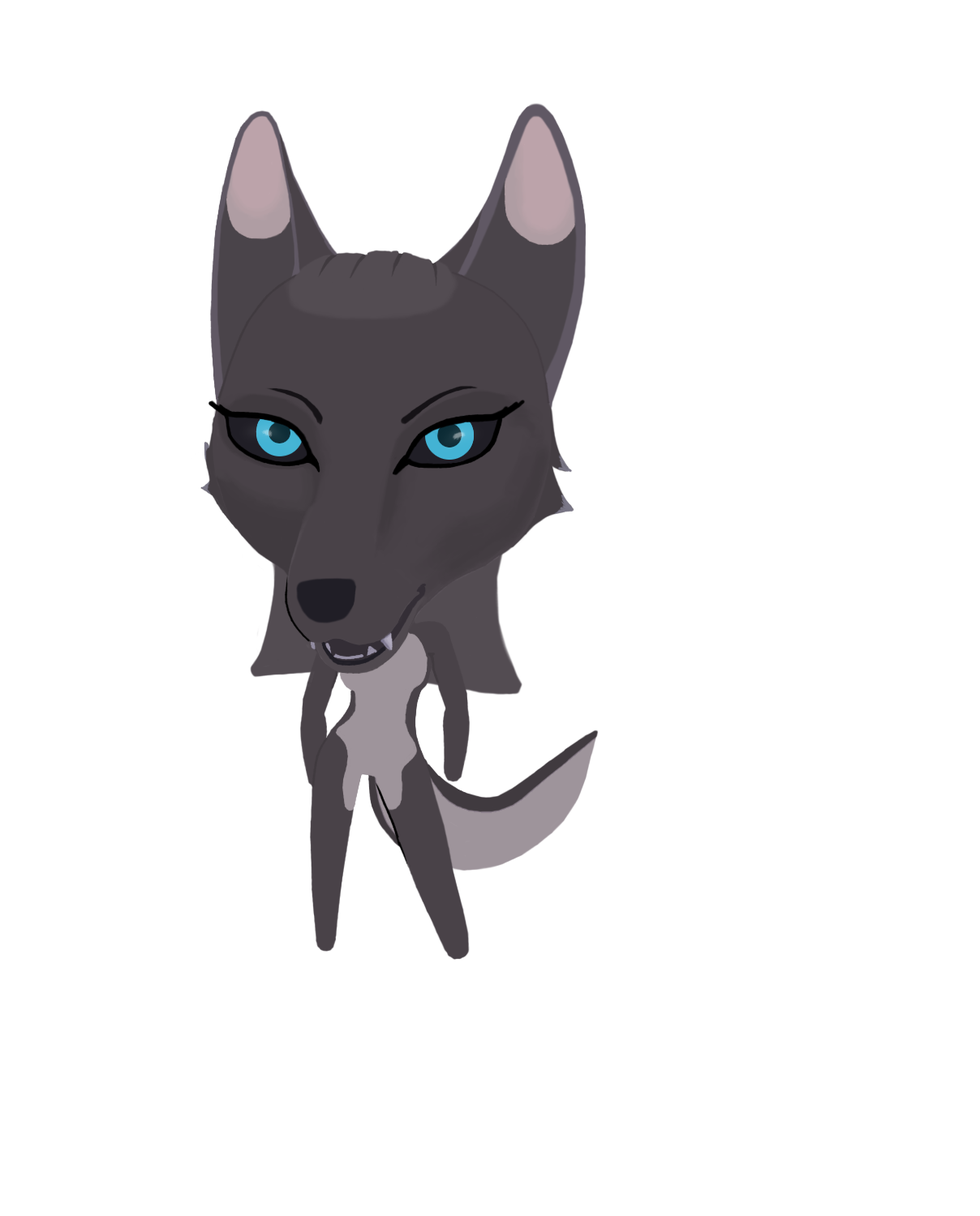
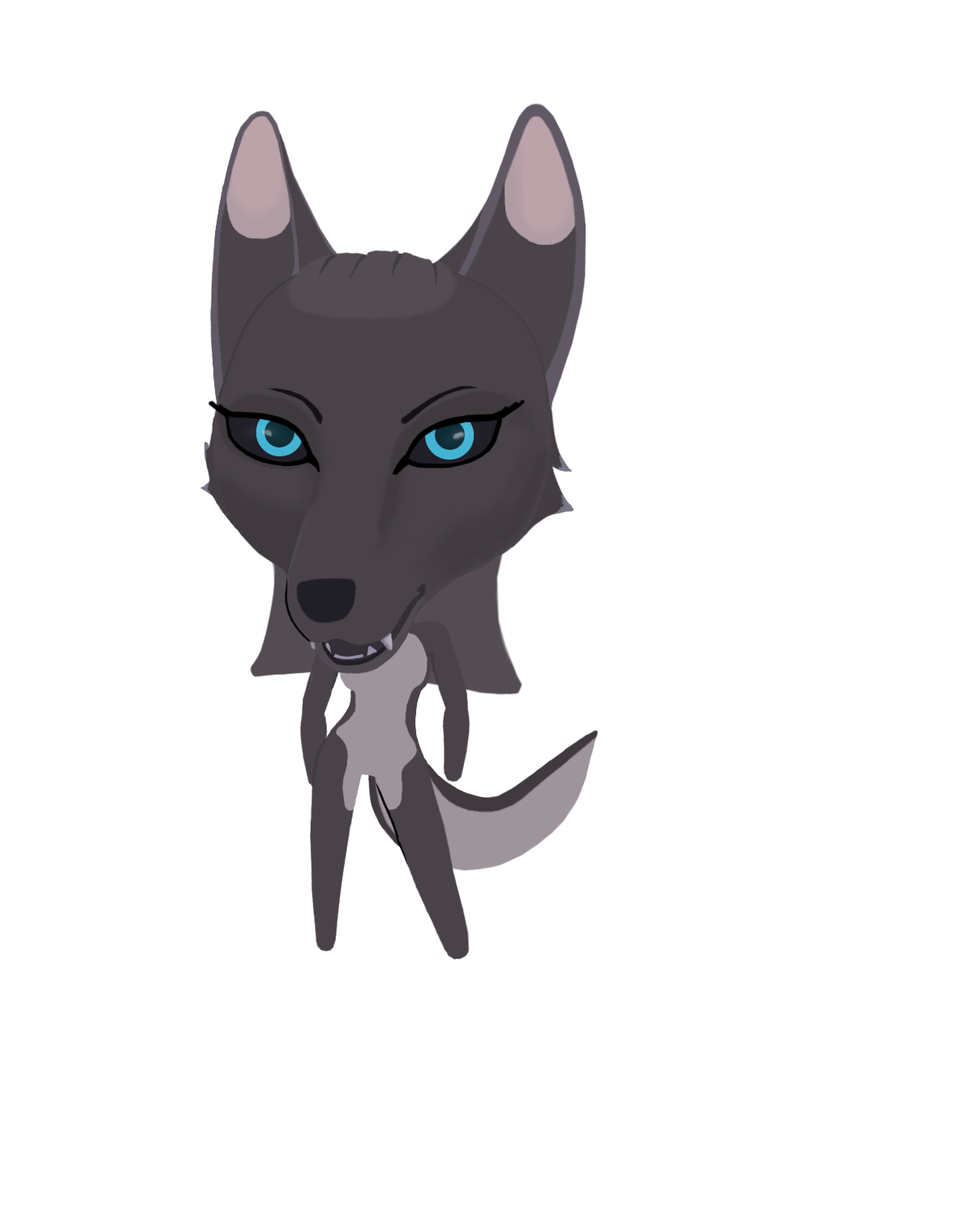
Layers edited between the first and the second 980x1216 image:
painted on "IRIS" over 264, 417, 465, 451
